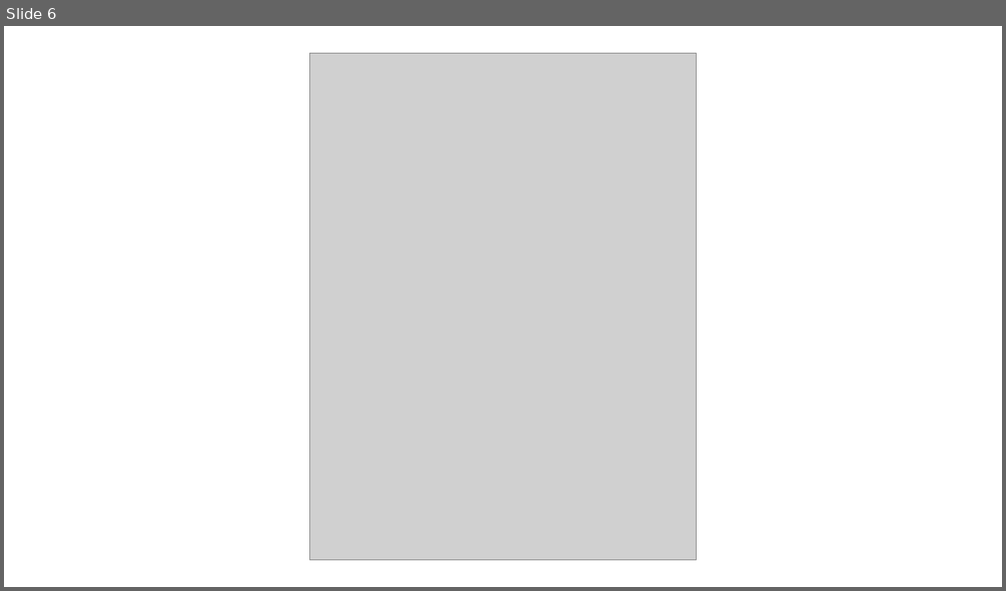
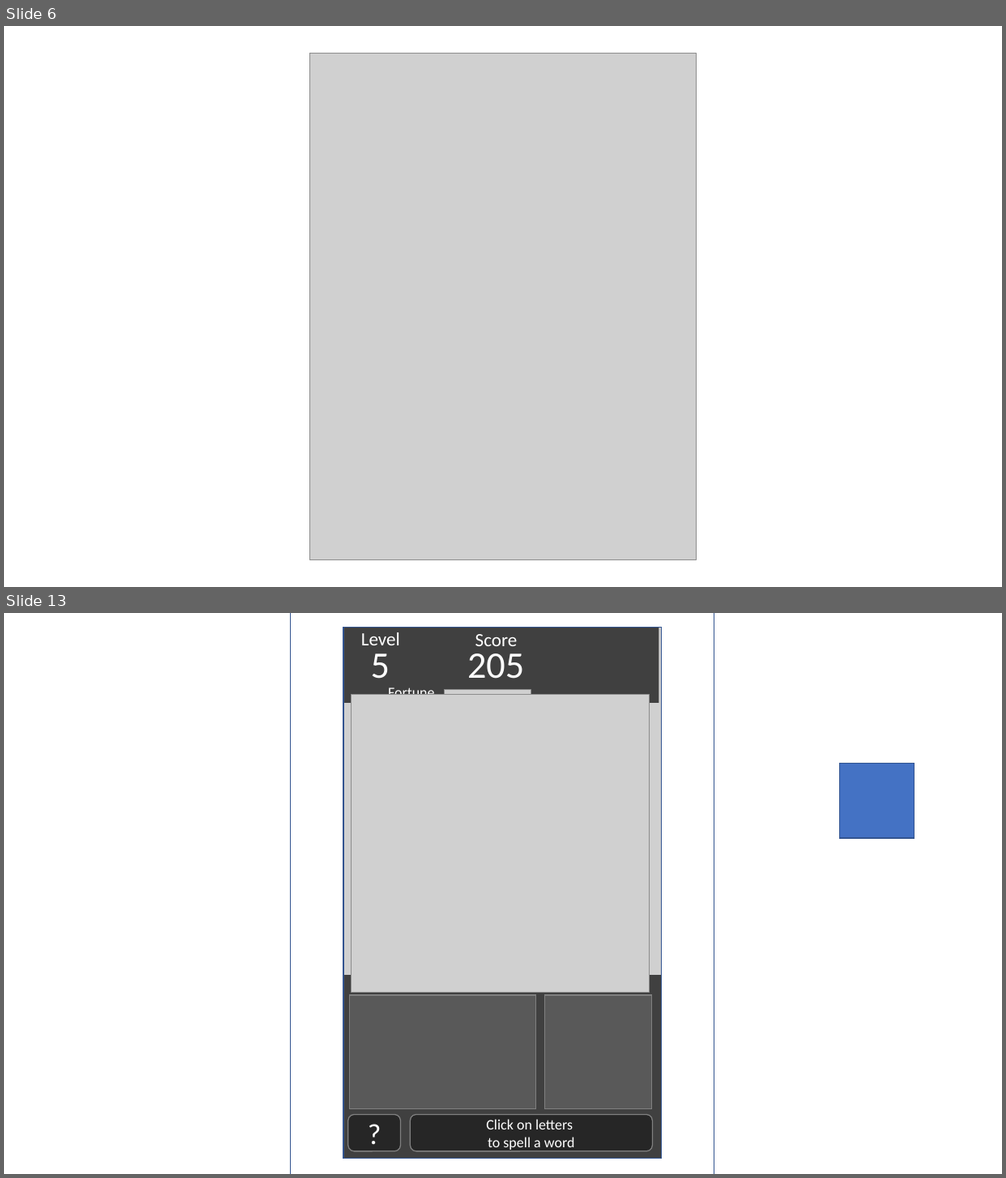
Before and after one commit to paulelong/Rivers, a slide deck: Art/StartPageMockup.pptx. Shown one above the other, each under a label of ours: slide 6 before the commit, slides 6 and 13 after it; the slides between them are not shown. The pictures are 1006x591 and 1006x1178 pixels, drawn with LibreOffice and Linux fonts; fonts in the diff are those of the drawing; grey boxes stand for pictures. Boxes give left, top, right and bottom in pixels: in the first picture for what was removed or moved away, otherwise in the second. Text is boxed around its words. In the diff, an @@ line names an element or a change of style, - is before the commit and + after.

```diff
--- a/Art/StartPageMockup.pptx
+++ b/Art/StartPageMockup.pptx
@@ slide 13 added at (4,613,1002,1174), background #FFFFFF @@
@@ frame added at (291,613,714,1174), fill #FFFFFF, outline #325491 1 pt @@
@@ picture added at (335,613,698,1161) @@
@@ rectangle added at (344,628,659,703), fill #404040 @@
@@ rectangle added at (344,627,418,683), fill #404040 @@
@@ text added at (361,632,400,645), 18 pt, text #FFFFFF @@
+Level
@@ text added at (475,634,518,646), 18 pt, text #FFFFFF @@
+Score
@@ text added at (371,653,390,679), 36 pt, text #FFFFFF @@
+5
@@ text added at (467,653,524,679), 36 pt, text #FFFFFF @@
+205
@@ text added at (388,685,435,701), 14 pt, text #FFFFFF @@
+Fortune
@@ picture added at (351,695,649,993) @@
@@ picture added at (444,689,530,697) @@
@@ rectangle added at (839,764,914,838), fill #4472C4, outline #325491 1 pt @@
@@ rectangle added at (344,975,663,1161), fill #404040 @@
@@ rectangle added at (350,980,536,997), fill #404040 @@
@@ rectangle added at (350,995,536,1110), fill #595959, outline #808080 1 pt @@
@@ text added at (391,992,493,996), 14 pt, text #FFFFFF @@
+Submitted Words
@@ rectangle added at (545,995,652,1110), fill #595959, outline #808080 1 pt @@
@@ rectangle added at (546,979,652,995), fill #404040 @@
@@ text added at (566,992,632,996), 14 pt, text #FFFFFF @@
+Auditioned
@@ rounded rectangle added at (348,1114,401,1152), fill #262626, outline #808080 1 pt, 28 pt, text #FFFFFF @@
+?
@@ rounded rectangle added at (411,1114,653,1152), fill #262626, outline #808080 1 pt, 14 pt, text #FFFFFF @@
+Click on letters
+to spell a word
```
Also in this commit, not shown: 7 other slides added, 3 other files.
